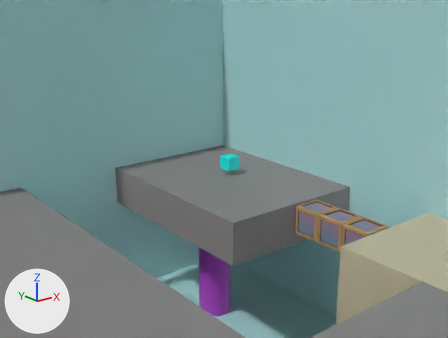
The FBX model Resources/Assets/WIP/FBX/Level[Submerged]Deco.fbx: old version first, new version second.
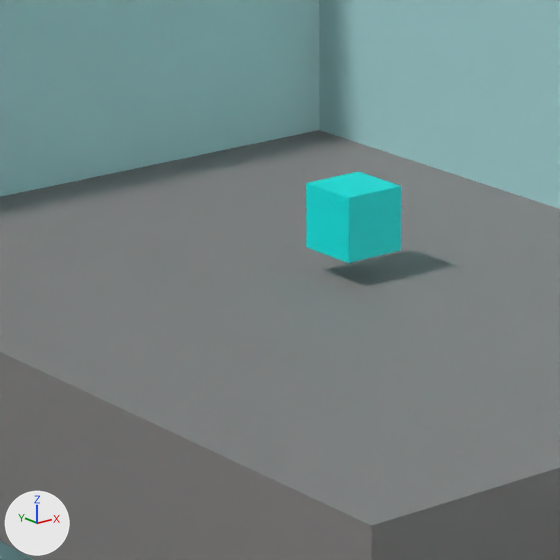
There are two pictures of each version: one from a 50 mm lens placed at (-0.0278, -0.0141, 0.0724), pointed at (0.1116, 0.1602, 0.0027), one close up on the part from 36% to 60% of the width and 35% to 68% of the height. Arrows for +X, +Y and +Z are at lower left; the lights stay in place. Where no turn or scale is listed for an object, it has been applied to the vertices.

The first close-up shows 'collectable', 'middleLeftWall', 'platform', 'rightWall'.
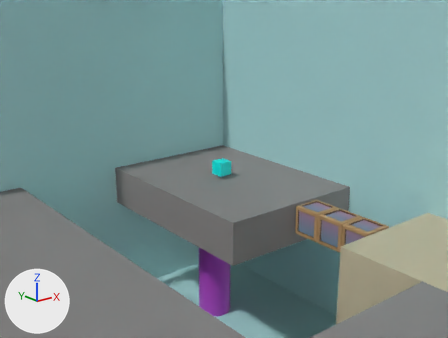
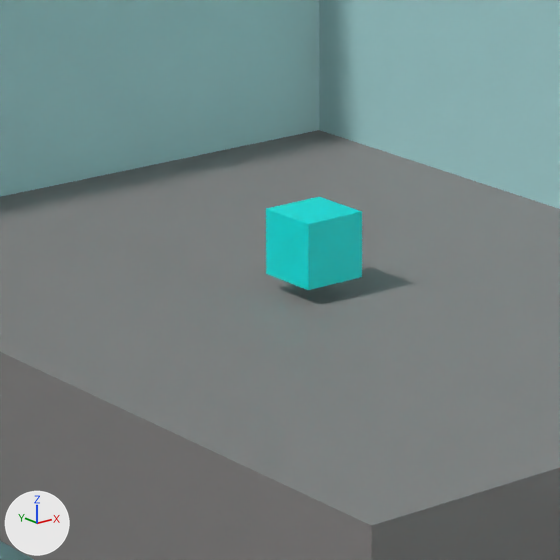
Boxes [x1, y1, x2, y2] around the edits, measured in the close-ups (560 x 560 px):
'collectable', moved
    before: [306, 172, 401, 263]
    after: [266, 197, 362, 290]

The change, as a diff of the scene's bpy script:
```diff
--- a/Resources/Assets/WIP/FBX/Level[Submerged]Deco.fbx.py
+++ b/Resources/Assets/WIP/FBX/Level[Submerged]Deco.fbx.py
@@ ob_collectable @@
 ob_collectable = bpy.data.objects.new('collectable', me_mesh_014)
-ob_collectable.location = (0.11488, 0.16087, 0.00455)
+ob_collectable.location = (0.11, 0.15947, 0.00379)
```
